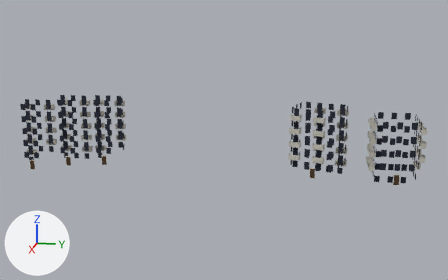
Two versions of the glTF model gibraltar/data/build/tiles/T_W1_S4/facades.glb, one commit apart.
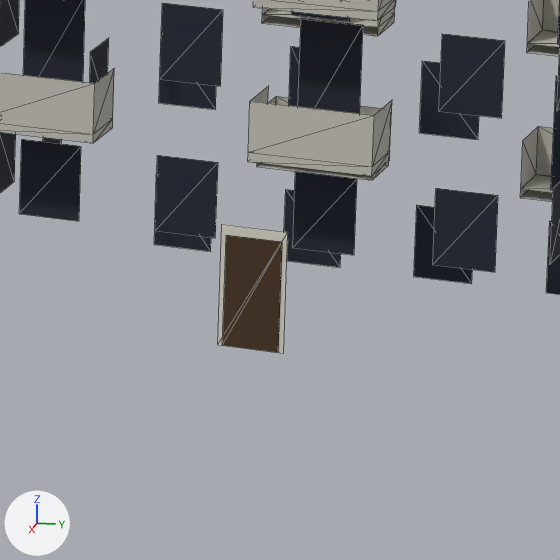
There are two pictures of each version: one whole from a camera (50 mm lens) standing at (636.6, 113.2, 80.0) and looking at (496.0, 85.0, 44.8), one close up on the part from 65% to 76% of the width and 53% to 70% of the height. The axes (+X, +Y, +Z) are drawn at lower left. The lights are the same throughout. The last two pictures show the newer version. The close-ups show mesh edges as thin lines. Vertices at exactly the same position are counted once.

Names of what the first close-up shows: 'T_W1_S4_facades'.
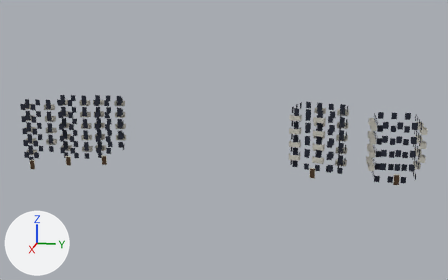
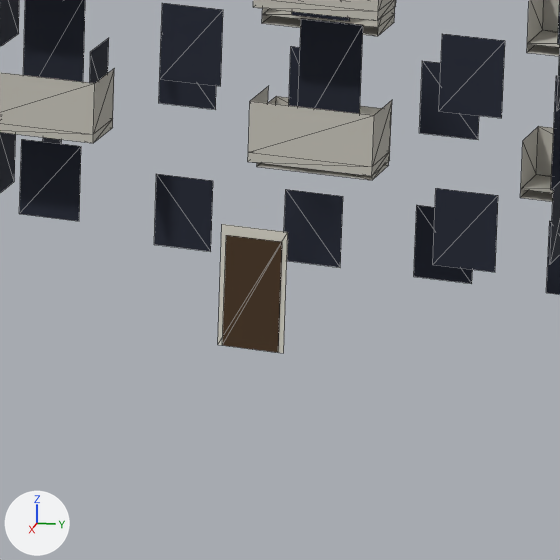
The change, as a diff of the scene's bpy script:
```diff
--- a/gibraltar/data/build/tiles/T_W1_S4/facades.glb.py
+++ b/gibraltar/data/build/tiles/T_W1_S4/facades.glb.py
@@ me_t_w1_s4_facades @@
 # used by ob_t_w1_s4_facades; location = (0.0, 0.0, 0.0)
-me_t_w1_s4_facades.from_pydata(...)  # 1684 vertices, 1452 faces; spans x 488.1..505.1, y 32.9..130.0, z 36.2..54.0
+me_t_w1_s4_facades.from_pydata(...)  # 1676 vertices, 1448 faces; spans x 488.1..505.1, y 32.9..130.0, z 36.2..54.0
+# me_t_w1_s4_facades part 1: the loose piece of 4 vertices spanning x 501.2..501.5, y 104.5..105.6, z 40.5..42.0 is deleted
+# me_t_w1_s4_facades part 2: the loose piece of 4 vertices spanning x 501.8..502.1, y 107.1..108.3, z 40.5..42.0 is deleted
 me_t_w1_s4_facades.materials.append(mat_m_window)
```

Changed parts and their boxes (x1, y1, x2, y2) in the close-ups (560 x 560 px):
part 1 of me_t_w1_s4_facades, deleted
    before: (155, 155, 218, 238)
part 2 of me_t_w1_s4_facades, deleted
    before: (293, 171, 357, 255)
